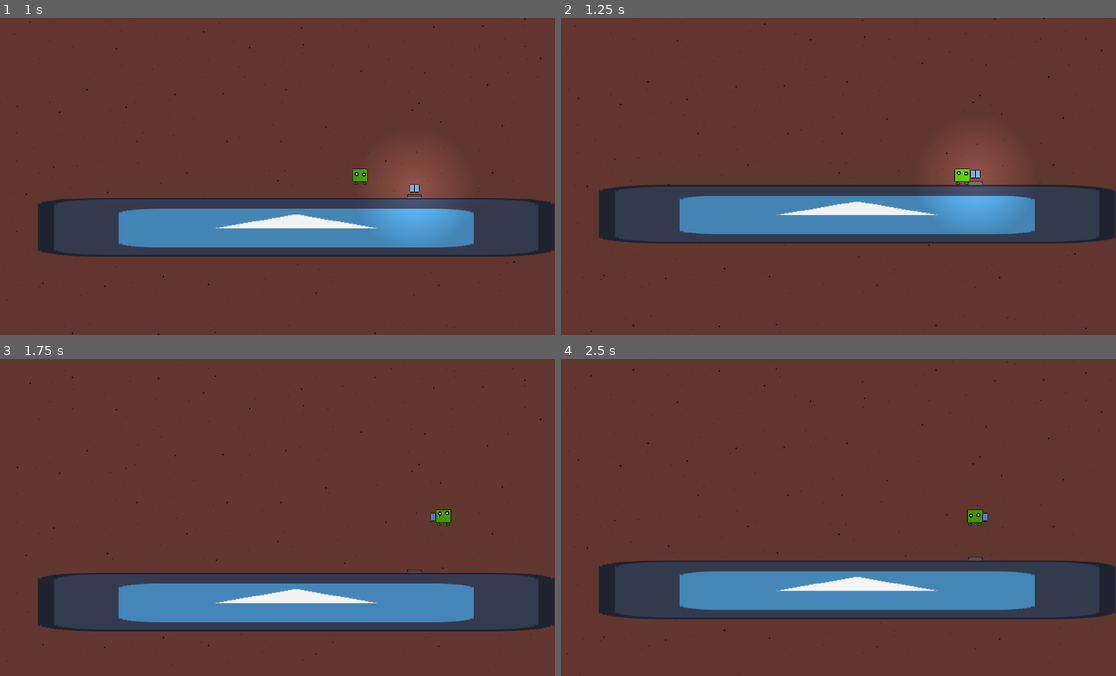
Above: before the commit, frames 1-4 (two rows, left to right).
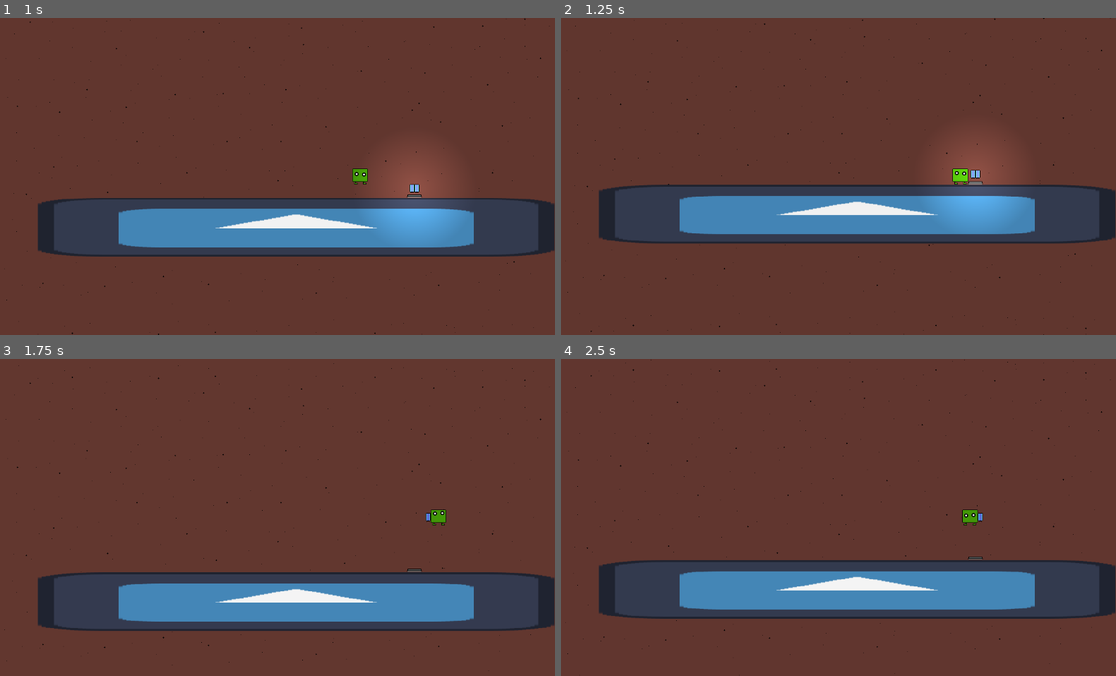
Above: after the commit, the same moments.

Repository: pres2300/ludum_dare_57
Game: Godot game, scene res://levels/level_base.tscn
Two runs of this game, one before a commit and one after it. Both use one fixed random seed, a clock stepped at 60 frames per second and the inputs below. The engine's default icon, where the game draws it, is replaced by a stand-in: a white triangle on a blue panel in a dark square. Sound files missing from this copy of the repository are replaced by a short silence.
Inputs:
- Up to frame 1 (1 s): hold Right (ui_right) from 0.53 s (still down); tap Space (jump) at 0.77 s
- Up to frame 2 (1.25 s): keep holding Right (ui_right)
- Up to frame 3 (1.75 s): keep holding Right (ui_right); tap Space (jump) at 1.52 s
- Up to frame 4 (2.5 s): release Right (ui_right) at 2.03 s; hold Left (ui_left) from 2.03 s (still down)

Frame 1 is identical in both runs. In frame 2, 0.1% of the frame differs, in the area x 22-84%, y 47-68%; in frame 3, 0.8%; in frame 4, 1.1%, in the area x 9-98%, y 47-83%.

Commit message:
demon spawns; collision cleanup

Diff:
--- /dev/null
+++ b/baddies/demon.gd
@@ -0,0 +1,25 @@
+extends CharacterBody2D
+
+@export var move_speed : int = 300
+
+var can_move: bool = false
+var target = null
+
+func spawn():
+	# The demon already exists, but this gets it moving and chasing
+	target = get_tree().get_first_node_in_group("player")
+	can_move = true
+
+func _physics_process(_delta):
+	if can_move and is_instance_valid(target):
+		for i in get_slide_collision_count():
+			var collision = get_slide_collision(i)
+
+			if collision.get_collider().is_in_group("Player") and collision.get_collider().can_take_damage():
+				collision.get_collider().take_damage(5)
+				velocity = Vector2.ZERO
+				#global_position = global_position+(collision.get_normal()*bounce_distance)
+				#bounce_back = true
+
+		velocity = global_position.direction_to(target.get_global_position())*move_speed
+		move_and_slide()
--- /dev/null
+++ b/baddies/demon.tscn
@@ -0,0 +1,18 @@
+[gd_scene load_steps=4 format=3 uid="uid://d30pbtwgp18q"]
+
+[ext_resource type="Script" uid="uid://ci6f06bhfws7i" path="res://baddies/demon.gd" id="1_grsrt"]
+[ext_resource type="Texture2D" uid="uid://cwtm71qq44rb0" path="res://assets/sprites/baddies/demon.png" id="1_yhf7o"]
+
+[sub_resource type="CircleShape2D" id="CircleShape2D_yhf7o"]
+radius = 188.0
+
+[node name="Demon" type="CharacterBody2D"]
+collision_layer = 8
+script = ExtResource("1_grsrt")
+
+[node name="Sprite2D" type="Sprite2D" parent="."]
+texture = ExtResource("1_yhf7o")
+
+[node name="CollisionShape2D" type="CollisionShape2D" parent="."]
+position = Vector2(5, 50)
+shape = SubResource("CircleShape2D_yhf7o")
--- a/items/item_base.gd
+++ b/items/item_base.gd
@@ -5,6 +5,8 @@
 @export var duration = 1.0
 
 @onready var pickup_sound = $PickupSound
+
+signal obtained
 
 func _ready() -> void:
 	var tween = create_tween().set_process_mode(Tween.TWEEN_PROCESS_PHYSICS)
@@ -15,6 +17,7 @@
 
 func _on_body_entered(body: Node2D) -> void:
 	if body.is_in_group("player"):
+		obtained.emit()
 		hide()
 		pickup_sound.play()
 		body.equip(item_name)
--- a/items/item_pedestal.tscn
+++ b/items/item_pedestal.tscn
@@ -6,6 +6,8 @@
 size = Vector2(30, 6)
 
 [node name="ItemPedestal" type="StaticBody2D"]
+collision_layer = 2
+collision_mask = 7
 
 [node name="Sprite2D" type="Sprite2D" parent="."]
 texture = ExtResource("1_a4qui")
--- /dev/null
+++ b/items/jetpack.gd
@@ -0,0 +1 @@
+extends "res://items/item_base.gd"
--- a/items/jetpack.tscn
+++ b/items/jetpack.tscn
@@ -7,6 +7,7 @@
 size = Vector2(20, 18)
 
 [node name="Jetpack" instance=ExtResource("1_j2igg")]
+collision_mask = 7
 item_name = "jetpack"
 
 [node name="Sprite2D" parent="." index="0"]
--- a/level_components/floor_bottom.tscn
+++ b/level_components/floor_bottom.tscn
@@ -6,6 +6,8 @@
 size = Vector2(1151, 122)
 
 [node name="floor_re" type="StaticBody2D"]
+collision_layer = 4
+collision_mask = 7
 
 [node name="Sprite2D" type="Sprite2D" parent="."]
 position = Vector2(575.5, 61)
--- a/level_components/floor_le.tscn
+++ b/level_components/floor_le.tscn
@@ -7,6 +7,8 @@
 
 [node name="floor_re" type="StaticBody2D"]
 position = Vector2(97, -1)
+collision_layer = 4
+collision_mask = 7
 
 [node name="Sprite2D" type="Sprite2D" parent="."]
 position = Vector2(526.5, 61)
--- a/level_components/floor_re.tscn
+++ b/level_components/floor_re.tscn
@@ -6,6 +6,8 @@
 size = Vector2(1054, 122)
 
 [node name="floor_re" type="StaticBody2D"]
+collision_layer = 4
+collision_mask = 7
 
 [node name="Sprite2D" type="Sprite2D" parent="."]
 position = Vector2(526.5, 61)
--- a/levels/level_base.gd
+++ b/levels/level_base.gd
@@ -3,6 +3,14 @@
 @onready var canvas_modulate = $CanvasModulate
 @onready var canvas_modulate_bg = $ParallaxBackground/ParallaxLayer/CanvasModulate
 @onready var player = $Player
+@onready var demon = $Demon
+@onready var jetpack = $Jetpack
+
+func spawn_demon() -> void:
+	demon.spawn()
+
+func _ready() -> void:
+	jetpack.obtained.connect(spawn_demon)
 
 func _process(_delta: float) -> void:
 	canvas_modulate.set_gradient(player.position.y)
--- a/levels/level_base.tscn
+++ b/levels/level_base.tscn
@@ -9,6 +9,7 @@
 [ext_resource type="PackedScene" uid="uid://be7i6held6qex" path="res://level_components/floor_bottom.tscn" id="4_da5si"]
 [ext_resource type="PackedScene" uid="uid://bn8ofpsn2ulqb" path="res://items/item_pedestal.tscn" id="6_ts4ud"]
 [ext_resource type="PackedScene" uid="uid://b5dhsqs1sovlx" path="res://items/jetpack.tscn" id="7_jd1fy"]
+[ext_resource type="PackedScene" uid="uid://d30pbtwgp18q" path="res://baddies/demon.tscn" id="10_5f4n4"]
 
 [sub_resource type="Gradient" id="Gradient_p3adb"]
 colors = PackedColorArray(1, 1, 1, 1, 0, 0, 0, 1)
@@ -78,3 +79,6 @@
 
 [node name="Jetpack2" parent="." instance=ExtResource("7_jd1fy")]
 position = Vector2(865, 433)
+
+[node name="Demon" parent="." instance=ExtResource("10_5f4n4")]
+position = Vector2(612, 9562)
--- a/player/player.tscn
+++ b/player/player.tscn
@@ -108,8 +108,8 @@
 "speed": 10.0
 }]
 
-[sub_resource type="CircleShape2D" id="CircleShape2D_rkbax"]
-radius = 16.0312
+[sub_resource type="RectangleShape2D" id="RectangleShape2D_boad6"]
+size = Vector2(32, 32)
 
 [sub_resource type="Curve" id="Curve_g1dw6"]
 _data = [Vector2(0.0113636, 1), 0.0, 0.0, 0, 0, Vector2(1, 0.0786518), 0.0, 0.0, 0, 0]
@@ -126,7 +126,7 @@
 fill_to = Vector2(0.509174, 0)
 
 [node name="Player" type="CharacterBody2D" groups=["player"]]
-collision_mask = 3
+collision_mask = 15
 script = ExtResource("1_rkbax")
 
 [node name="AnimatedSprite2D" type="AnimatedSprite2D" parent="."]
@@ -134,8 +134,8 @@
 animation = &"up"
 autoplay = "idle"
 
-[node name="CollisionShape2D" type="CollisionShape2D" parent="."]
-shape = SubResource("CircleShape2D_rkbax")
+[node name="CollisionShape2D" type="CollisionShape2D" parent="." groups=["player"]]
+shape = SubResource("RectangleShape2D_boad6")
 
 [node name="Camera2D" type="Camera2D" parent="."]
 
Renamed: assets/sprites/demon.png -> assets/sprites/baddies/demon.png
Not shown, changed: assets/sprites/baddies/demon.png.import
Not shown, added: baddies/demon.gd.uid
Not shown, added: items/jetpack.gd.uid
Not shown: 1 places in levels/level_base.tscn that only renumber resources
